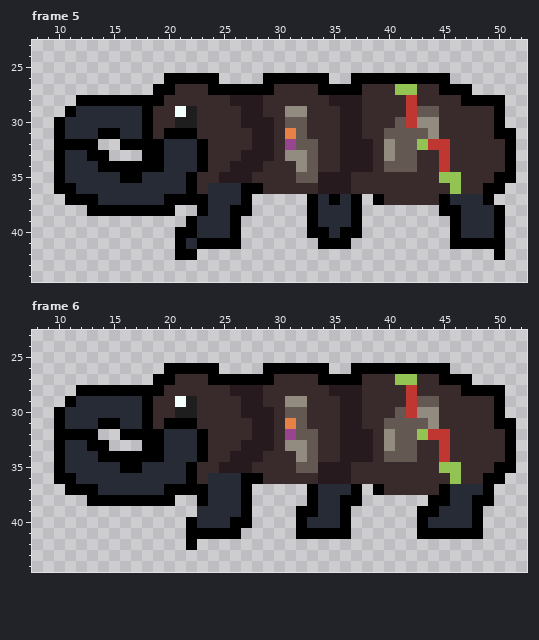
Two versions of one pixel-art file, Assets/Josh/JoshSprites/EnemySprites/BeetleWalking.aseprite. Above is the file before it was changed.
64x64 pixels, 8 frames. Shown: frame 5: x 8..52, y 23..44; frame 6: x 8..52, y 23..44. The commit also changed other frames, which this record leaves out.
New version:
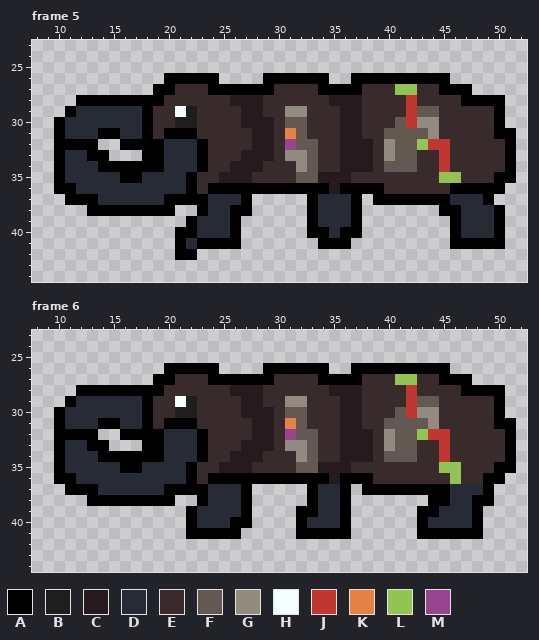
Palette (. is transparent): A #000000  B #1e1e1e  C #271a1e  D #272b36  E #392b2b  F #645852  G #928b7f  H #f2fffd  J #bf3730  K #e88146  L #93c353  M #97458f
Edits made:
Frame 5, layer "Layer 1":
y 36: x 24..26 DDD -> AAA; x 29..34 EEEEEC -> AAAAAA; x 36..39 CEEE -> AAAA; x 46..48 LEE -> AAA
y 37: x 35 A -> D; x 40..44 EEEEE -> AAAAA
y 42: x 50 A -> .
Frame 6, layer "Layer 1":
y 36: x 24..26 DDD -> AAA; x 29..34 EEEEEC -> AAAAAA; x 36..38 CEE -> AAA
y 37: x 36..38 DA. -> A.A; x 40..44 EEEEE -> AAAAA
y 38: x 37 A -> .
y 39: x 22 . -> A
y 42: x 22 A -> .
Changed places in both pictures, as pixel boxes (x1, y1, x2, y2):
changed: (208, 183, 483, 205)
erased: (494, 249, 505, 260)
changed: (186, 473, 439, 550)
